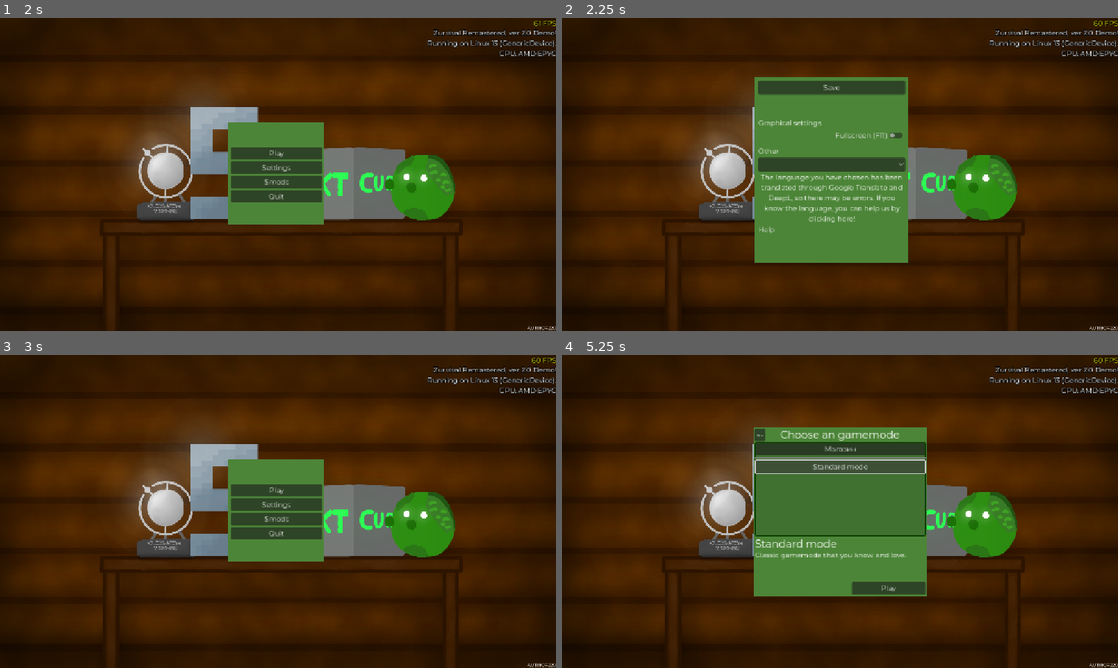
Above: before the commit, frames 1-4 (two rows, left to right).
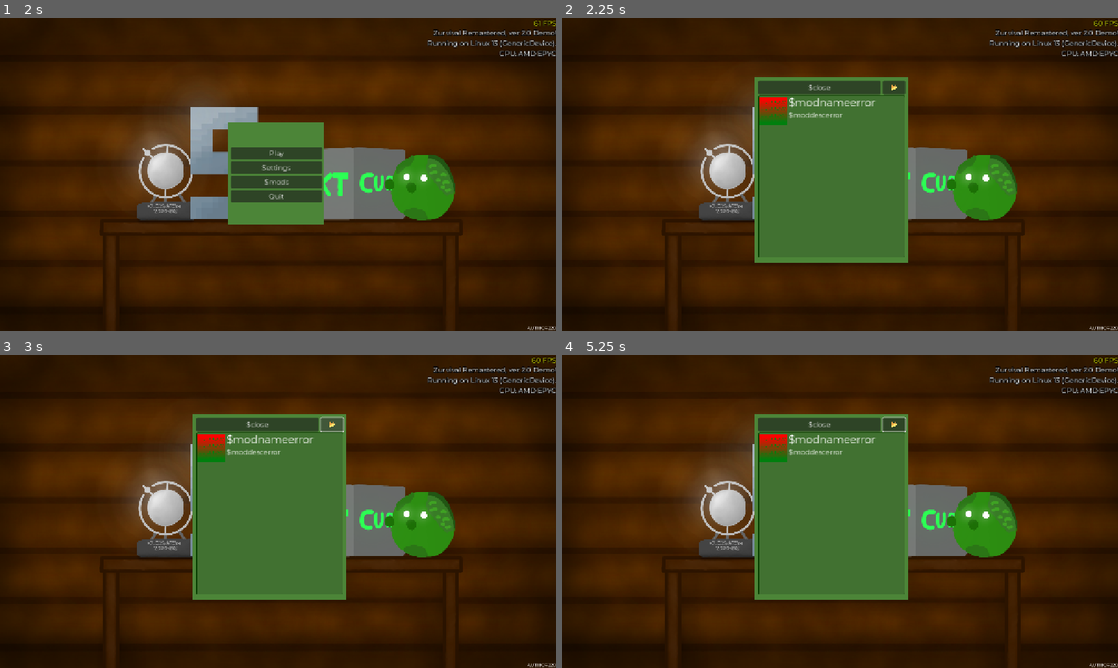
Above: after the commit, the same moments.

Repository: klodskateam/zurvival-remastered
Game: Godot game, scene res://menu.tscn
Same seed, same stepped clock (60 frames per second), same inputs: the game is played once before the commit and once after it.
Inputs (mouse positions are in pixels of both pictures, inside the frame that each line leads up to):
- Up to frame 1 (2 s): click "Settings" at 0.5 s; click "Save" at 1.25 s
- Up to frame 2 (2.25 s): click "$mods" at 2 s
- Up to frame 3 (3 s): click (333, 423) at 2.75 s, where only the run after the commit has a clickable "📂"
- Up to frame 4 (5.25 s): click (840, 489) at 3.5 s, where only the run before the commit has a clickable "Play"; click (840, 448) at 4.25 s, where only the run before the commit has a clickable "Магазин"; click (840, 467) at 5 s, where only the run before the commit has a clickable "Standard mode"

Frame 1 is identical in both runs. In frame 2, 3.6% of the frame differs, in the area x 35-62%, y 20-77%; in frame 3, 13%, in the area x 34-63%, y 18-79%; in frame 4, 8.0%.
Error in both runs: Invalid type in function 'set_locale' in base 'TranslationServer'. Cannot convert argument 1 from Nil to String. (res://global.gd:24)

Commit message:
Разное для Mod-Лоадера (В описании больше)
Функция ModLoader.get_mog_img для получения картинки мода
В меню кнопка модов заработала
Картинка "No Image", если автор мода его не добавил
Картинка "Error Loading Image" для того, если картинка должна быть, но ошибка при загрузке
Информация про моды появляется в меню модов
Спрайты в меню теперь грузятся

Diff:
--- a/background.gd
+++ b/background.gd
@@ -56,3 +56,9 @@
 		if randi_range(1, images) == 7:
 			texture = BG7[0]
 			$Label.text = tr("$createdby") + " " + BG7[1]
+
+
+
+
+func _on_mods_pressed() -> void:
+	pass # Replace with function body.
--- a/buttonsmenu.gd
+++ b/buttonsmenu.gd
@@ -22,3 +22,7 @@
 func _on_exit_pressed():
 	get_tree().quit()
 	pass
+
+
+func _on_mods_pressed() -> void:
+	get_tree().change_scene_to_file("res://mods.tscn")
--- a/menu.tscn
+++ b/menu.tscn
@@ -52,5 +52,5 @@
 
 [connection signal="pressed" from="Control/Panel/VBoxContainer/Play" to="Control/Panel/VBoxContainer/Play" method="_on_play_pressed"]
 [connection signal="pressed" from="Control/Panel/VBoxContainer/Settings" to="Control/Panel/VBoxContainer/Play" method="_on_settings_pressed"]
-[connection signal="pressed" from="Control/Panel/VBoxContainer/Mods" to="Control/Panel/VBoxContainer/Play" method="_on_settings_pressed"]
+[connection signal="pressed" from="Control/Panel/VBoxContainer/Mods" to="Control/Panel/VBoxContainer/Mods" method="_on_mods_pressed"]
 [connection signal="pressed" from="Control/Panel/VBoxContainer/Exit" to="Control/Panel/VBoxContainer/Exit" method="_on_exit_pressed"]
--- /dev/null
+++ b/mod_item.gd
@@ -0,0 +1,16 @@
+extends HBoxContainer
+
+var IMG = preload("res://image_not_found.png")
+var NAME = tr("$modnameerror")
+var DESC = tr("$moddescerror")
+
+# Called when the node enters the scene tree for the first time.
+func _ready() -> void:
+	$icon.texture = IMG
+	$VBoxContainer/name.text = NAME
+	$VBoxContainer/desc.text = DESC
+
+
+# Called every frame. 'delta' is the elapsed time since the previous frame.
+func _process(delta: float) -> void:
+	pass
--- /dev/null
+++ b/mod_item.tscn
@@ -0,0 +1,31 @@
+[gd_scene load_steps=3 format=3 uid="uid://cycy75qd356tu"]
+
+[ext_resource type="Script" uid="uid://uwnk64yquu8v" path="res://mod_item.gd" id="1_h62yh"]
+[ext_resource type="Texture2D" uid="uid://c0vrkliq3jy8k" path="res://placeholder.png" id="1_swq2b"]
+
+[node name="modItem" type="HBoxContainer"]
+custom_minimum_size = Vector2(0, 70)
+script = ExtResource("1_h62yh")
+
+[node name="icon" type="TextureRect" parent="."]
+custom_minimum_size = Vector2(64, 64)
+layout_mode = 2
+texture = ExtResource("1_swq2b")
+expand_mode = 1
+stretch_mode = 5
+
+[node name="VBoxContainer" type="VBoxContainer" parent="."]
+custom_minimum_size = Vector2(266.66, 0)
+layout_mode = 2
+
+[node name="name" type="Label" parent="VBoxContainer"]
+layout_mode = 2
+theme_override_font_sizes/font_size = 24
+text = "Test Mod"
+autowrap_mode = 2
+justification_flags = 161
+
+[node name="desc" type="Label" parent="VBoxContainer"]
+layout_mode = 2
+text = "Самый тестовый мод из ваще возможных"
+autowrap_mode = 2
--- a/mod_loader.gd
+++ b/mod_loader.gd
@@ -1,13 +1,16 @@
 extends Node
 
 var MODCOSMICITEMS = []
+var MODSLIST
+
+const MOD_IMG_ERROR = preload("res://mod_img_error.png")
 
 # Called when the node enters the scene tree for the first time.
 func _ready() -> void:
-	var modslist = DirAccess.get_files_at("user://mods/")
+	MODSLIST = DirAccess.get_files_at("user://mods/")
 
-	for sus in modslist.size():
-		var filepath = "user://mods/" + modslist[sus]
+	for sus in MODSLIST.size():
+		var filepath = "user://mods/" + MODSLIST[sus]
 		var file = FileAccess.open(filepath, FileAccess.READ)
 		var json = JSON.new()
 		var tmp_mod = json.parse_string(file.get_as_text())
@@ -15,7 +18,7 @@
 		print(str(tmp_mod))
 
 		if tmp_mod == null:
-			var modpath = "user://mods/" + modslist[sus]
+			var modpath = "user://mods/" + MODSLIST[sus]
 			ErrorManager.moderror("Error in " + modpath)
 		else:
 			for sussy in tmp_mod["adds"].size():
@@ -27,3 +30,26 @@
 # Called every frame. 'delta' is the elapsed time since the previous frame.
 func _process(delta: float) -> void:
 	pass
+
+func get_mod_img(path):
+	var file = FileAccess.open(path, FileAccess.READ)
+	if not file:
+		return ModLoader.MOD_IMG_ERROR
+
+	var image_data = file.get_buffer(file.get_length())
+	file.close()
+
+	var image = Image.new()
+	var error: Error
+	if path.get_extension().to_lower() == "png":
+		error = image.load_png_from_buffer(image_data)
+	elif path.get_extension().to_lower() in ["jpg", "jpeg"]:
+		error = image.load_jpg_from_buffer(image_data)
+	else:
+		return ModLoader.MOD_IMG_ERROR
+
+	if error != OK:
+		return ModLoader.MOD_IMG_ERROR
+
+	var texture = ImageTexture.create_from_image(image)
+	return texture
--- a/mods.tscn
+++ b/mods.tscn
@@ -3,9 +3,9 @@
 [ext_resource type="PackedScene" uid="uid://db8yny8uiwun1" path="res://background.tscn" id="1_nlh3i"]
 [ext_resource type="Script" uid="uid://dmvtfldeyutds" path="res://modsmenu.gd" id="1_yji3y"]
 [ext_resource type="Theme" uid="uid://d2wr8qi0mdxxq" path="res://ui.tres" id="2_gjigg"]
-[ext_resource type="Texture2D" uid="uid://c0vrkliq3jy8k" path="res://placeholder.png" id="4_yji3y"]
+[ext_resource type="PackedScene" uid="uid://cycy75qd356tu" path="res://mod_item.tscn" id="4_yji3y"]
 
-[node name="Settings" type="Node2D"]
+[node name="Mods" type="Node2D"]
 script = ExtResource("1_yji3y")
 
 [node name="Background" parent="." instance=ExtResource("1_nlh3i")]
@@ -58,31 +58,8 @@
 custom_minimum_size = Vector2(334.55, 369.75)
 layout_mode = 2
 
-[node name="PanelContainer" type="HBoxContainer" parent="Control/Panel/VBoxContainer/VBoxContainer"]
-custom_minimum_size = Vector2(0, 70)
+[node name="modItem" parent="Control/Panel/VBoxContainer/VBoxContainer" instance=ExtResource("4_yji3y")]
 layout_mode = 2
 
-[node name="icon" type="TextureRect" parent="Control/Panel/VBoxContainer/VBoxContainer/PanelContainer"]
-custom_minimum_size = Vector2(64, 64)
-layout_mode = 2
-texture = ExtResource("4_yji3y")
-expand_mode = 1
-stretch_mode = 5
-
-[node name="VBoxContainer" type="VBoxContainer" parent="Control/Panel/VBoxContainer/VBoxContainer/PanelContainer"]
-custom_minimum_size = Vector2(266.66, 0)
-layout_mode = 2
-
-[node name="name" type="Label" parent="Control/Panel/VBoxContainer/VBoxContainer/PanelContainer/VBoxContainer"]
-layout_mode = 2
-theme_override_font_sizes/font_size = 24
-text = "Test Mod"
-autowrap_mode = 2
-justification_flags = 161
-
-[node name="desc" type="Label" parent="Control/Panel/VBoxContainer/VBoxContainer/PanelContainer/VBoxContainer"]
-layout_mode = 2
-text = "Самый тестовый мод из ваще возможных"
-autowrap_mode = 2
-
+[connection signal="pressed" from="Control/Panel/SettingsSave" to="." method="_on_settings_save_pressed"]
 [connection signal="button_down" from="Control/Panel/OpenDir" to="." method="_on_open_dir_button_down"]
--- a/modsmenu.gd
+++ b/modsmenu.gd
@@ -1,9 +1,26 @@
 extends Node2D
 
+const MOD_ITEM = preload("res://mod_item.tscn")
 
 # Called when the node enters the scene tree for the first time.
 func _ready() -> void:
-	pass # Replace with function body.
+	for sus in ModLoader.MODSLIST.size():
+		var filepath = "user://mods/" + ModLoader.MODSLIST[sus]
+		var file = FileAccess.open(filepath, FileAccess.READ)
+		var json = JSON.new()
+		var tmp_mod = json.parse_string(file.get_as_text())
+
+		print(str(tmp_mod))
+
+		var ModItem = MOD_ITEM.instantiate()
+		if "name" in tmp_mod:
+			ModItem.NAME = tmp_mod["name"]
+		if "description" in tmp_mod:
+			ModItem.DESC = tmp_mod["description"]
+		if "icon" in tmp_mod:
+			ModItem.IMG = ModLoader.get_mod_img(tmp_mod["icon"])
+
+		$Control/Panel/VBoxContainer/VBoxContainer.add_child(ModItem)
 
 
 # Called every frame. 'delta' is the elapsed time since the previous frame.
@@ -13,3 +30,7 @@
 # ну теперь то робит 📸
 func _on_open_dir_button_down() -> void:
 	OS.shell_open(OS.get_user_data_dir() + "/mods")
+
+
+func _on_settings_save_pressed() -> void:
+	get_tree().change_scene_to_file("res://menu.tscn")
--- a/shop.gd
+++ b/shop.gd
@@ -52,11 +52,7 @@
 			if str(COSMICITEMS[sus]["sprite"]).begins_with("res://"):
 				newbtn.icon = load(COSMICITEMS[sus]["sprite"])
 			else:
-				var imagenew = Image.new()
-				imagenew.load(COSMICITEMS[sus]["sprite"])
-				print(imagenew)
-				var textimg = ImageTexture.create_from_image(imagenew)
-				newbtn.icon = imagenew
+				newbtn.icon = ModLoader.get_mod_img(COSMICITEMS[sus]["sprite"])
 		else:
 			newbtn.icon = COSMICITEMS[sus]["sprite"]
 
Binary file added: image_not_found.png
Not shown, added: image_not_found.png.import
Binary file added: mod_img_error.png
Not shown, added: mod_img_error.png.import
Not shown, added: mod_item.gd.uid
